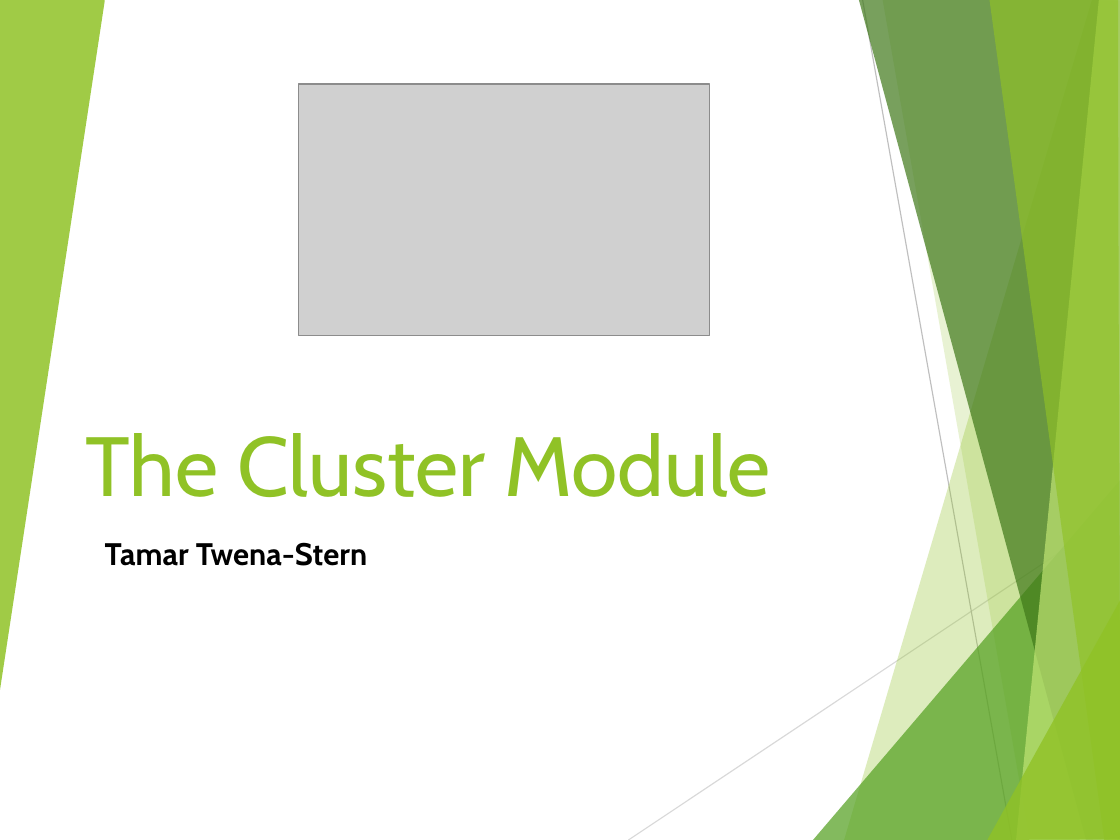
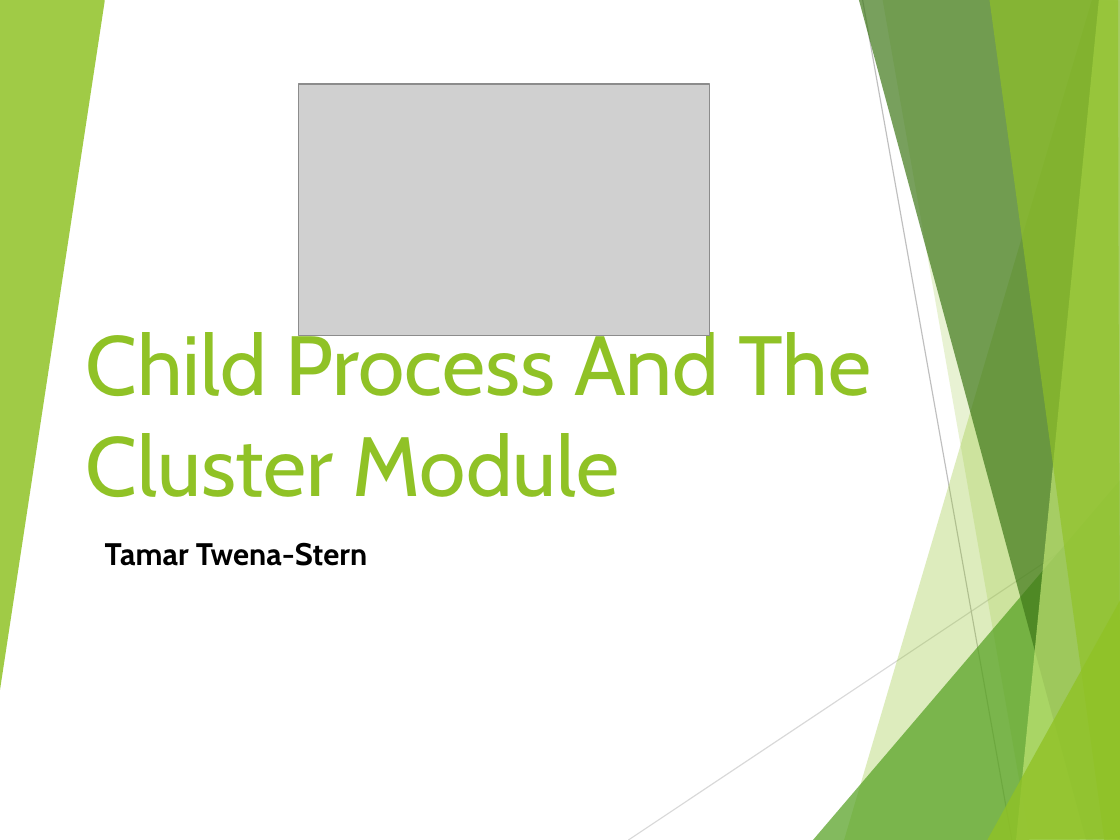
Before and after one commit to tamarstern/MyNodeJSCourse, a slide deck: slide 1 of child_process_and_cluster_module/child_process_and_cluster_module.pptx. Drawn at 1120x840 pixels with LibreOffice and Linux fonts; fonts in the diff are those of the drawing; grey boxes stand for pictures. Boxes give left, top, right and bottom in pixels: in the first picture for what was removed or moved away, otherwise in the second. Text is boxed around its words. In the diff, an @@ line names an element or a change of style, - is before the commit and + after.

```diff
--- a/child_process_and_cluster_module/child_process_and_cluster_module.pptx
+++ b/child_process_and_cluster_module/child_process_and_cluster_module.pptx
@@ title at [86, 325, 871, 497]: text changed @@
-The Cluster Module
+Child Process And The Cluster Module
```
Also in this commit, not shown: 32 other files.
